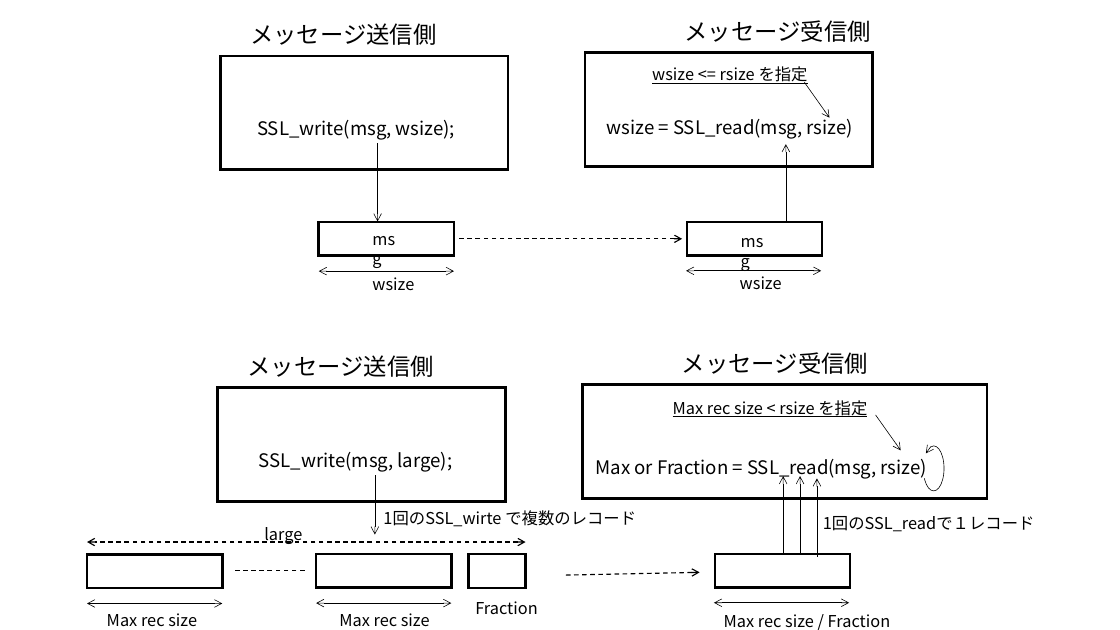
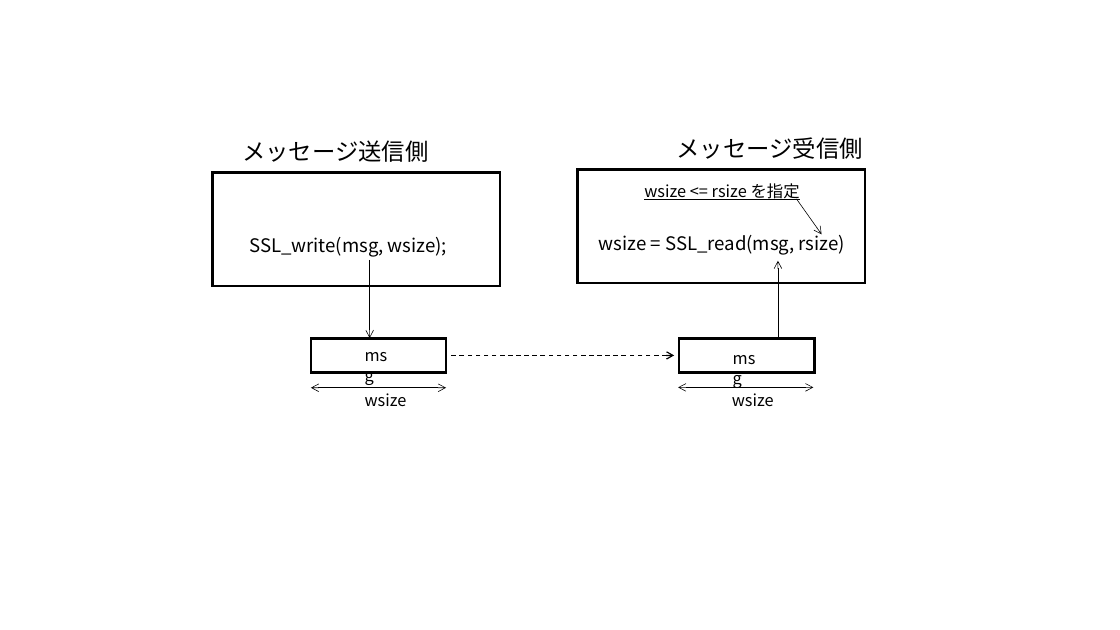
Before and after one commit to kojo1/TLSbook-en, a slide deck: slide 2 of Part2.Programming/Chapter6.TLSProtocol/Chapter6.Fig.pptx. Drawn at 1120x630 pixels with LibreOffice and Linux fonts; fonts in the diff are those of the drawing. Boxes give left, top, right and bottom in pixels: in the first picture for what was removed or moved away, otherwise in the second. Text is boxed around its words. In the diff, an @@ line names an element or a change of style, - is before the commit and + after.

```diff
--- a/Part2.Programming/Chapter6.TLSProtocol/Chapter6.Fig.pptx
+++ b/Part2.Programming/Chapter6.TLSProtocol/Chapter6.Fig.pptx
@@ text "メッセージ受信側": place and size @@
-text "メッセージ受信側" at (684, 20, 870, 42)
+text "メッセージ受信側" at (677, 137, 863, 159)
@@ rectangle: place and size @@
-rectangle at (220, 55, 507, 169)
+rectangle at (213, 172, 500, 286)
@@ 8 texts, 4 arrows, 3 rectangles, 2 double arrows: place and size @@
-8 texts, 4 arrows, 3 rectangles, 2 double arrows at (250, 23, 873, 291)
+8 texts, 4 arrows, 3 rectangles, 2 double arrows at (242, 140, 865, 407)
@@ text removed at (247, 355, 433, 377) @@
-メッセージ送信側
@@ text removed at (682, 352, 868, 374) @@
-メッセージ受信側
@@ rectangle removed at (218, 388, 505, 502) @@
@@ rectangle removed at (582, 385, 987, 498) @@
@@ text removed at (673, 400, 867, 417) @@
-Max rec size < rsize を指定
@@ arrow removed from (875, 415) to (901, 450) @@
@@ arc (boxed as its full ellipse) removed at (923, 446, 944, 492) @@
@@ text removed at (259, 452, 453, 472) @@
-SSL_write(msg, large);
@@ arrow removed from (375, 476) to (375, 534) @@
@@ text removed at (596, 459, 927, 480) @@
-Max or Fraction = SSL_read(msg, rsize)
@@ arrow removed from (783, 555) to (783, 476) @@
@@ arrow removed from (800, 555) to (800, 476) @@
@@ arrow removed from (818, 557) to (818, 479) @@
@@ text removed at (264, 527, 302, 544) @@
-large
@@ text removed at (383, 510, 636, 527) @@
-1回のSSL_wirte で複数のレコード
@@ text removed at (823, 516, 1035, 532) @@
-1回のSSL_readで１レコード
@@ rectangle removed at (87, 555, 223, 588) @@
@@ double arrow removed from (526, 542) to (87, 542) @@
@@ rectangle removed at (316, 554, 451, 587) @@
@@ rectangle removed at (469, 555, 526, 588) @@
@@ rectangle removed at (715, 554, 850, 587) @@
@@ line removed from (305, 571) to (234, 571) @@
@@ arrow removed from (565, 576) to (700, 572) @@
@@ double arrow removed from (223, 603) to (87, 603) @@
@@ text removed at (107, 613, 197, 626) @@
-Max rec size
@@ double arrow removed from (451, 603) to (316, 603) @@
@@ text removed at (339, 613, 430, 627) @@
-Max rec size
@@ text removed at (475, 601, 537, 614) @@
-Fraction
@@ double arrow removed from (849, 603) to (714, 603) @@
@@ text removed at (724, 614, 891, 627) @@
-Max rec size / Fraction
```
Also in this commit, not shown: 1 other slide changed, 3 slides added, 7 other files.
